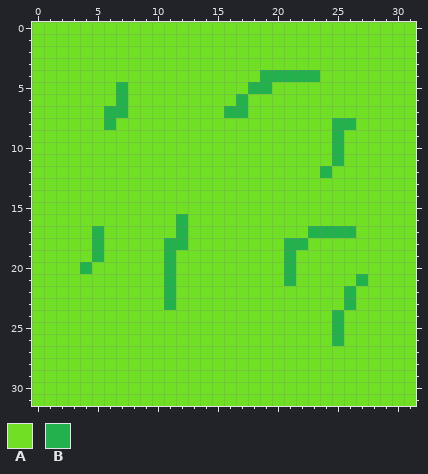
File history of a pixel-art sprite, com/projects/pokemon/images/shgs.png. Above is the file before it was changed.
The file is 32x32 pixels. Colours within 5 levels of each other are drawn and written as one.
Palette (. is transparent): A #6fe023  B #22b14c
Once edited:
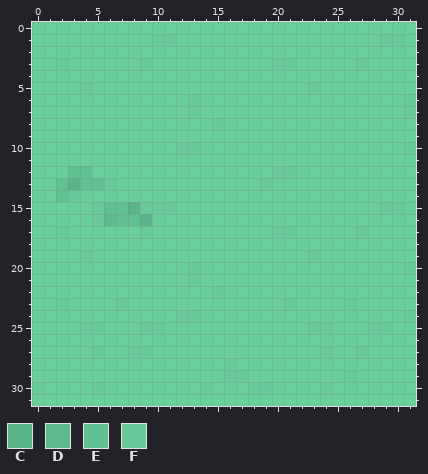
Colours new in this view: C #5ab48a  D #5dba8d  E #60c190  F #68ca98
Edits made:
@@ palette @@
-A #6fe023
+A #68d098
@@ x 0..31 @@
  0 AAAAAAAAAAAAAAAAAAAAAAAAAAAAAAAA
- 1 AAAAAAAAAAAAAAAAAAAAAAAAAAAAAAAA
+ 1 AAAAAAAAAAFFAAAAAAAAAAAAAAAAAFFA
  2 AAAAAAAAAAAAAAAAAAAAAAAAAAAAAAAA
- 3 AAAAAAAAAAAAAAAAAAAAAAAAAAAAAAAA
- 4 AAAAAAAAAAAAAAAAAAABBBBBAAAAAAAA
- 5 AAAAAAABAAAAAAAAAABBAAAAAAAAAAAA
- 6 AAAAAAABAAAAAAAAABAAAAAAAAAAAAAA
- 7 AAAAAABBAAAAAAAABBAAAAAAAAAAAAAA
- 8 AAAAAABAAAAAAAAAAAAAAAAAABBAAAAA
- 9 AAAAAAAAAAAAAAAAAAAAAAAAABAAAAAA
-10 AAAAAAAAAAAAAAAAAAAAAAAAABAAAAAA
-11 AAAAAAAAAAAAAAAAAAAAAAAAABAAAAAA
-12 AAAAAAAAAAAAAAAAAAAAAAAABAAAAAAA
-13 AAAAAAAAAAAAAAAAAAAAAAAAAAAAAAAA
-14 AAAAAAAAAAAAAAAAAAAAAAAAAAAAAAAA
-15 AAAAAAAAAAAAAAAAAAAAAAAAAAAAAAAA
-16 AAAAAAAAAAAABAAAAAAAAAAAAAAAAAAA
-17 AAAAABAAAAAABAAAAAAAAAABBBBAAAAA
-18 AAAAABAAAAABBAAAAAAAABBAAAAAAAAA
-19 AAAAABAAAAABAAAAAAAAABAAAAAAAAAA
-20 AAAABAAAAAABAAAAAAAAABAAAAAAAAAA
-21 AAAAAAAAAAABAAAAAAAAABAAAAABAAAA
-22 AAAAAAAAAAABAAAAAAAAAAAAAABAAAAA
-23 AAAAAAAAAAABAAAAAAAAAAAAAABAAAAA
-24 AAAAAAAAAAAAAAAAAAAAAAAAABAAAAAA
-25 AAAAAAAAAAAAAAAAAAAAAAAAABAAAAAA
-26 AAAAAAAAAAAAAAAAAAAAAAAAABAAAAAA
-27 AAAAAAAAAAAAAAAAAAAAAAAAAAAAAAAA
-28 AAAAAAAAAAAAAAAAAAAAAAAAAAAAAAAA
-29 AAAAAAAAAAAAAAAAAAAAAAAAAAAAAAAA
-30 AAAAAAAAAAAAAAAAAAAAAAAAAAAAAAAA
+ 3 AAFAAAAAAFAAAAAAAAAAFFAAAAAFAAAA
+ 4 AAAAAAAAAAAAAAAAAAAAAAAAAAAAAAAA
+ 5 AAAAFAAAAAAAAAAAAAAAAAAFAAAAAAAA
+ 6 AAAAAAAAAAAAAFAAAAAAAAAAAAAAAAAF
+ 7 AAAAAAAAAAAAAFAAAAAAAAAAAAAAAAAF
+ 8 AAAAAAAAAAAAAAAFAAAAAAAAAAAAAAAA
+ 9 AAAAAAAAAAAAAAAAAAAAAAAAAAAAAAAA
+10 AAAAAAAAAAAAFFAAAAAAAAAAAAAAAAAF
+11 AAAAAAAAAAAAAAAAAAAAAAAAAAAAAAAA
+12 AAAEEAAAAAAAAAAAAAAAFFAAAAAAAAAA
+13 AAECEEFAAAAAAAAAAAAFAAAAAAAAAAAA
+14 AAEFAAAAAAAAAAAAAAAAAAAAAAAAAAAA
+15 AAAAAFEECFFFAAAAAAAAAAAAAAAAAFFA
+16 AAAAAFDEECAAAAAAAAAAAAAAAAAAAAAA
+17 AAFAAAAAAFAAAAAAAAAAFFAAAAAFAAAA
+18 AAAAAAAAAAAAAAAAAAAAAAAAAAAAAAAA
+19 AAAAFAAAAAAAAAAAAAAAAAAFAAAAAAAA
+20 AAAAAAAAAAAAAFAAAAAAAAAAAAAAAAAF
+21 AAAAAAAAAAAAAFAAAAAAAAAAAAAAAAAA
+22 AAAAAAAAAAAAAAAFAAAAAAAAAAAAAAAA
+23 AAFAAAAFAAAAAAAAAAAAAFAAAAFAAAAA
+24 AAAAAAAAAAAAFFAAAAAAAAAAAAAAAAAF
+25 AAAAFFAAAFFAAAAAAAAAAAAFFAAAFFAA
+26 AAAAAAAAAAAAAAAAAAAAAAAAAAAAAAAA
+27 AAAAAFAAFFAAAAAAAAAAAAAAFAAFAAAA
+28 AAAAAAAAAAAAAAAAFAAAAAAAAAAAAAAA
+29 AAAAAAAAAAAAAAAAFFAAAAAAAAFAAAAA
+30 FAAAAFAAAAAAAAFAAAFFAAAAFAAAAAAA
 31 AAAAAAAAAAAAAAAAAAAAAAAAAAAAAAAA
Pixel boxes of the changes (left, top, right, bottom) in both pictures:
changed: (32, 22, 416, 406)
